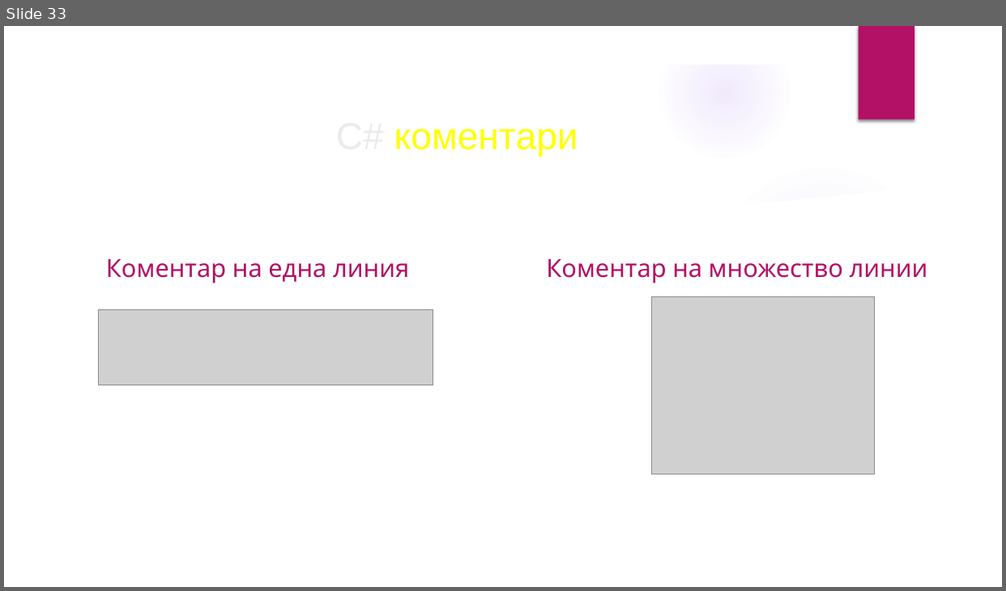
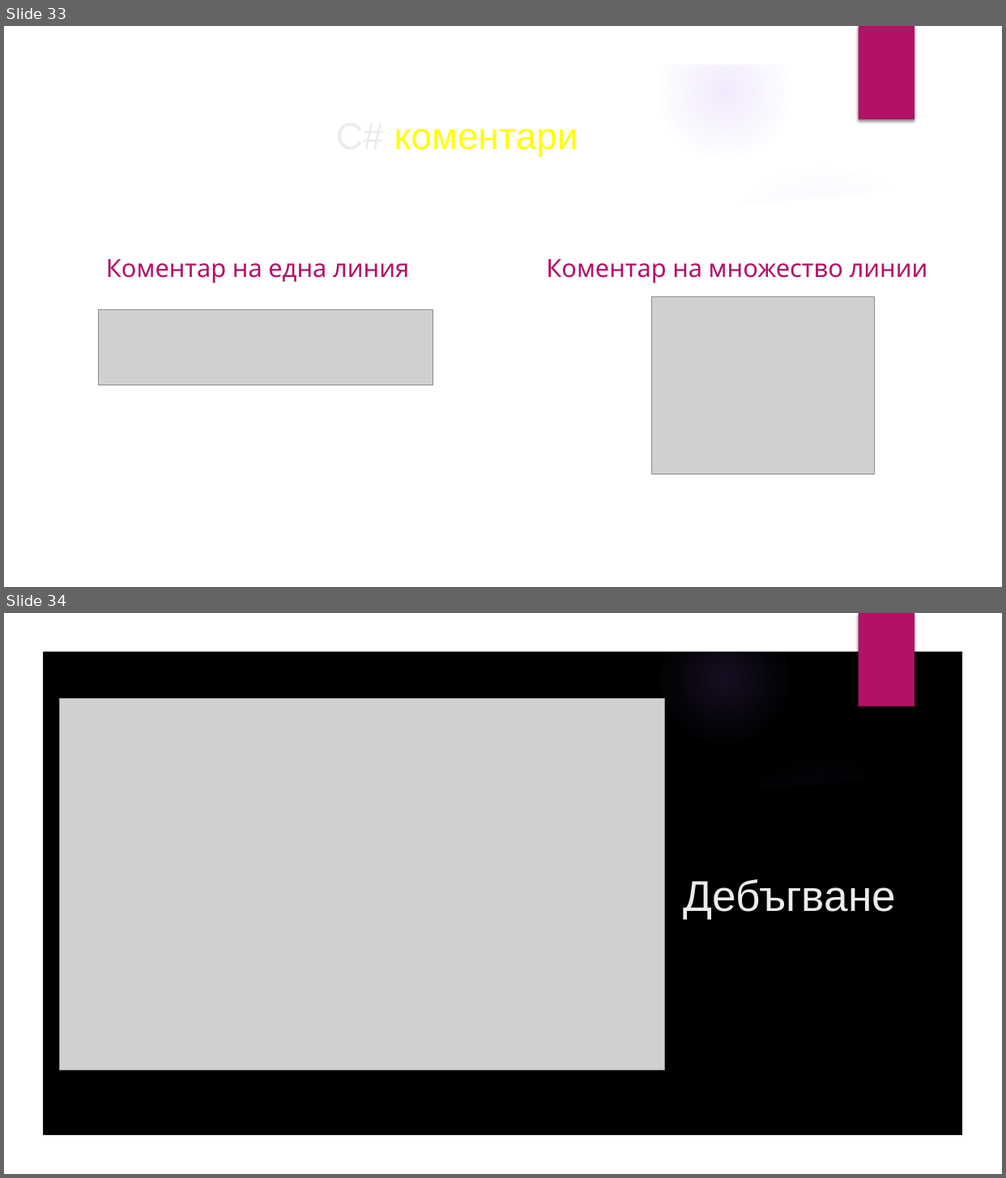
Before and after one commit to velizar92/CSharp-Programming-Presentations, a slide deck: C# Basics.pptx. Shown one above the other, each under a label of ours: slide 33 before the commit, slides 33 and 34 after it. The pictures are 1006x591 and 1006x1178 pixels, drawn with LibreOffice and Linux fonts; fonts in the diff are those of the drawing; grey boxes stand for pictures; background and template pictures are left out. Boxes give left, top, right and bottom in pixels: in the first picture for what was removed or moved away, otherwise in the second. Text is boxed around its words. In the diff, an @@ line names an element or a change of style, - is before the commit and + after.

```diff
--- a/C# Basics.pptx
+++ b/C# Basics.pptx
@@ slide 34 added at (4, 613, 1002, 1174), background picture (left out); not listed: 5 template elements that a slide beside it also shows @@
@@ freeform shape added at (4, 613, 1002, 1174), fill #000000 @@
@@ freeform shape added at (4, 613, 1002, 1174), fill #FFFFFF @@
@@ rectangle added at (859, 613, 914, 707), fill #B31166 @@
@@ picture added at (59, 698, 665, 1071) @@
@@ freeform shape added at (698, 738, 971, 820), fill #000000 at 20% opacity @@
@@ freeform shape added at (41, 766, 965, 1137), fill #000000 @@
@@ title added at (684, 879, 896, 920), 41.4 pt, text #EBEBEB @@
+Дебъгване
```
Also in this commit, not shown: 2 slides changed.
